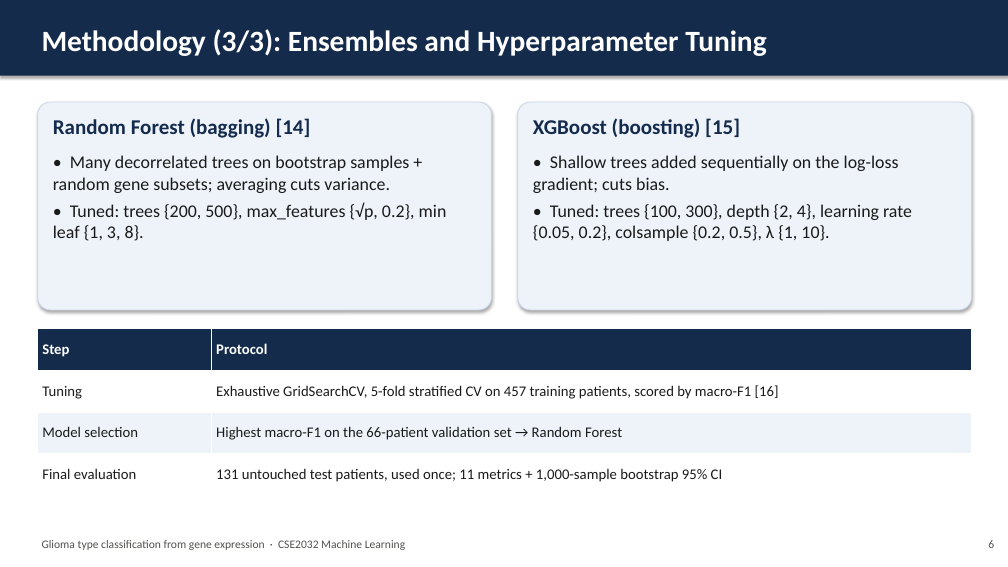
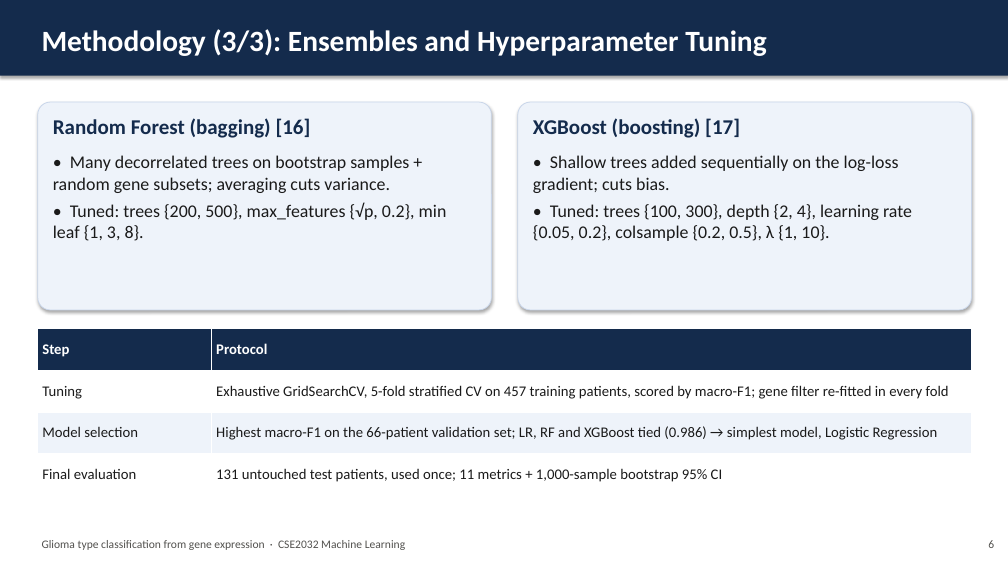
Before and after one commit to isitraghav/glioma-classification-ml, a slide deck: slide 7 of report/Final_Presentation.pptx. Drawn at 1008x567 pixels with LibreOffice and Linux fonts; fonts in the diff are those of the drawing. Boxes give left, top, right and bottom in pixels: in the first picture for what was removed or moved away, otherwise in the second. Text is boxed around its words. In the diff, an @@ line names an element or a change of style, - is before the commit and + after.

```diff
--- a/report/Final_Presentation.pptx
+++ b/report/Final_Presentation.pptx
@@ text at [53,118,311,138]: text changed @@
-Random Forest (bagging) [14]
+Random Forest (bagging) [16]
@@ text at [533,118,740,138]: text changed @@
-XGBoost (boosting) [15]
+XGBoost (boosting) [17]
@@ table at [38,329,972,495] @@
-row 2, column 2: Exhaustive GridSearchCV, 5-fold stratified CV on 457 training patients, scored by macro-F1 [16]
+row 2, column 2: Exhaustive GridSearchCV, 5-fold stratified CV on 457 training patients, scored by macro-F1; gene filter re-fitted in every fold
-row 3, column 2: Highest macro-F1 on the 66-patient validation set → Random Forest
+row 3, column 2: Highest macro-F1 on the 66-patient validation set; LR, RF and XGBoost tied (0.986) → simplest model, Logistic Regression
```
Also in this commit, not shown: 12 other slides changed, 23 other files.
